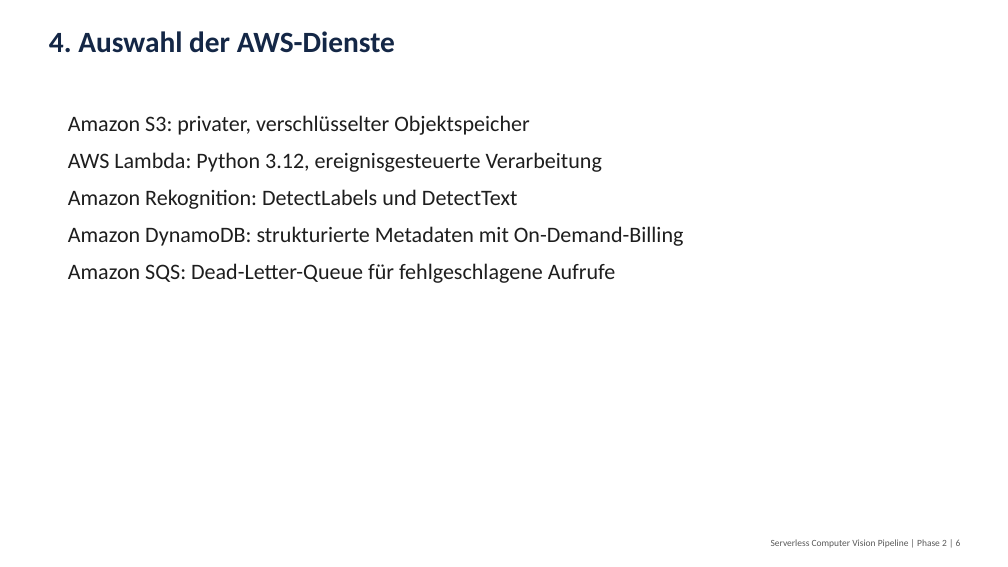
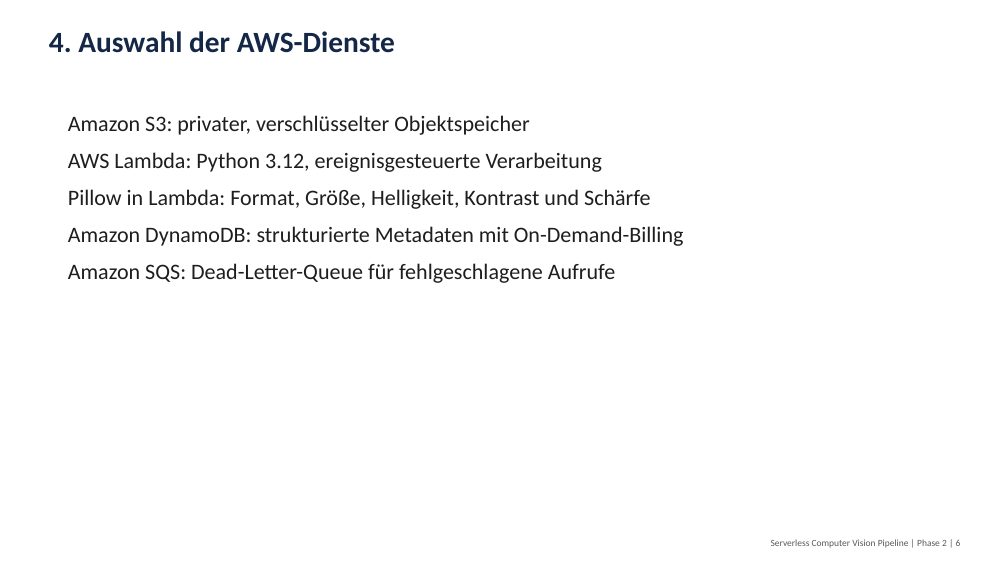
Before and after one commit to matthiasworz-wq/serverless-computer-vision-pipelin, a slide deck: slide 6 of Phase2_Serverless_Computer_Vision_Pipeline.pptx. Drawn at 1008x567 pixels with LibreOffice and Linux fonts; fonts in the diff are those of the drawing. Boxes give left, top, right and bottom in pixels: in the first picture for what was removed or moved away, otherwise in the second. Text is boxed around its words. In the diff, an @@ line names an element or a change of style, - is before the commit and + after.

```diff
--- a/Phase2_Serverless_Computer_Vision_Pipeline.pptx
+++ b/Phase2_Serverless_Computer_Vision_Pipeline.pptx
@@ text at [68,189,650,209]: text changed @@
-Amazon Rekognition: DetectLabels und DetectText
+Pillow in Lambda: Format, Größe, Helligkeit, Kontrast und Schärfe
```
Also in this commit, not shown: 5 other slides changed, 13 other files.
